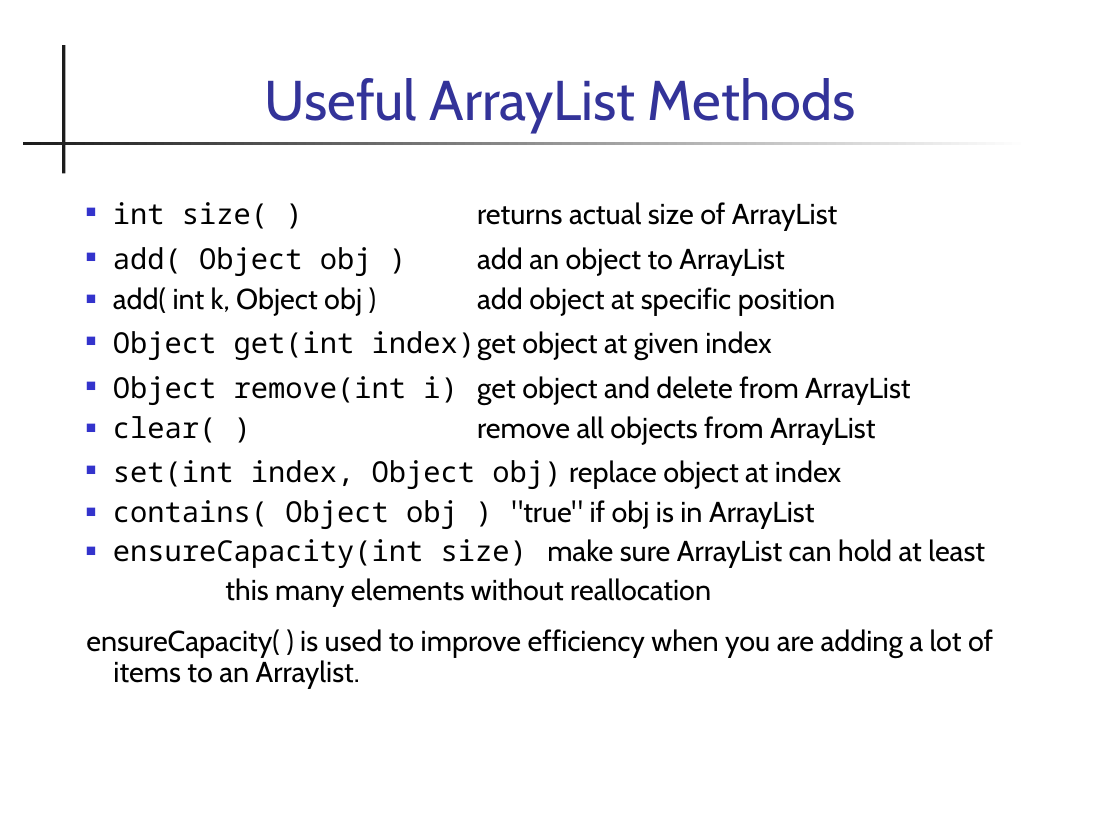
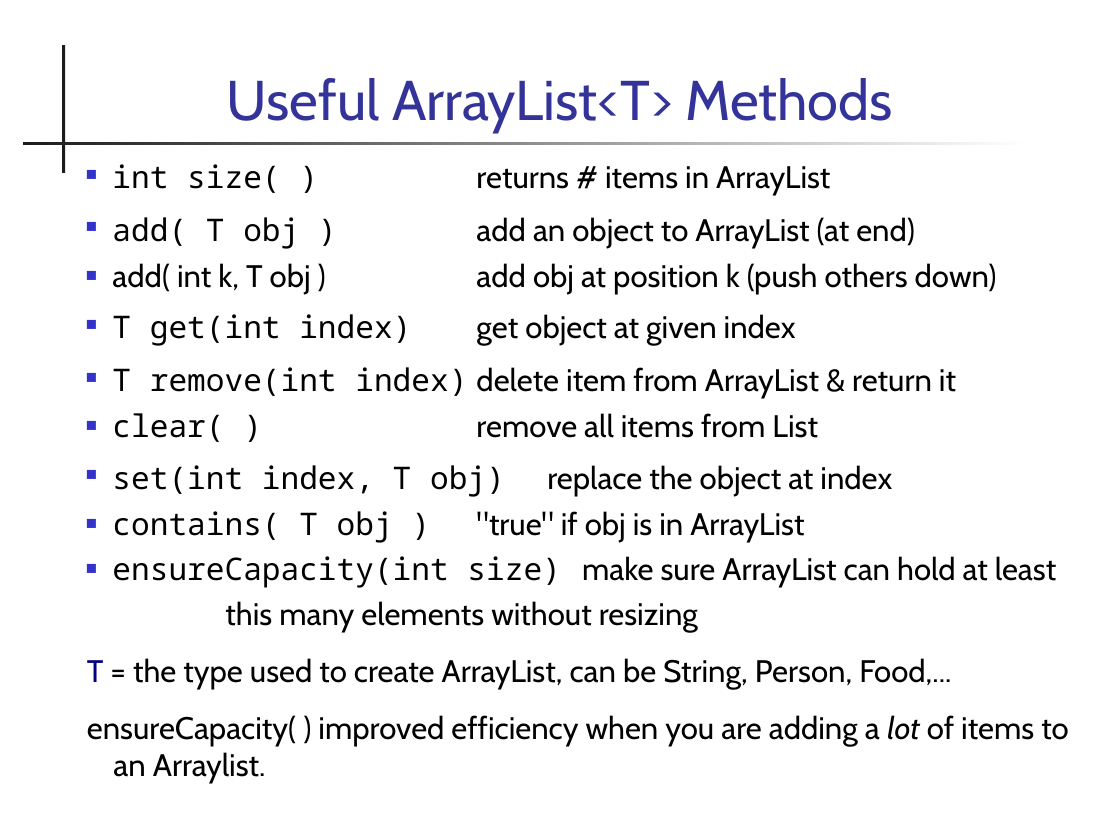
Before and after one commit to cpske/programming1, a slide deck: slide 10 of java-basics/20-ArrayList.ppt (slide 6 before the commit). Drawn at 1120x840 pixels with LibreOffice and Linux fonts; fonts in the diff are those of the drawing. Boxes give left, top, right and bottom in pixels: in the first picture for what was removed or moved away, otherwise in the second. Text is boxed around its words. In the diff, an @@ line names an element or a change of style, - is before the commit and + after.

Commit message:
update ArrayList slides

```diff
--- a/java-basics/20-ArrayList.ppt
+++ b/java-basics/20-ArrayList.ppt
@@ title at (227,78,893,133): text changed @@
-Useful ArrayList Methods
+Useful ArrayList<T> Methods
@@ text "int size( ) returns # ...": place and size @@
-text "int size( ) returns # ..." at (86,202,993,688)
+text "int size( ) returns # ..." at (87,164,1068,784)
@@ text at (112,164,997,543): text changed; size 18.5 to 20 pt @@
-■ int size( ) returns actual size of ArrayList
-■ add( Object obj ) add an object to ArrayList
-■ add( int k, Object obj ) add object at specific position
-■ Object get(int index) get object at given index
-■ Object remove(int i) get object and delete from ArrayList
-■ clear( ) remove all objects from ArrayList
-■ set(int index, Object obj) replace object at index
-■ contains( Object obj ) "true" if obj is in ArrayList
+■ int size( ) returns # items in ArrayList
+■ add( T obj ) add an object to ArrayList (at end)
+■ add( int k, T obj ) add obj at position k (push others down)
+■ T get(int index) get object at given index
+■ T remove(int index) delete item from ArrayList & return it
+■ clear( ) remove all items from List
+■ set(int index, T obj) replace the object at index
+■ contains( T obj ) "true" if obj is in ArrayList
@@ text at (112,556,1056,588): size 18.5 to 20 pt in "ensureCapacity(int size) make sure ArrayList can hold ..."; line spacing 0.9 to 1 @@
@@ text at (87,601,1068,784): text changed; size 18.5 to 20 pt @@
-this many elements without reallocation
-ensureCapacity( ) is used to improve efficiency when you are adding a lot of items to an Arraylist.
+this many elements without resizing
+T = the type used to create ArrayList, can be String, Person, Food,...
+ensureCapacity( ) improved efficiency when you are adding a lot of items to an Arraylist.
```
Also in this commit, not shown: 5 other slides changed, 8 slides added, 1 slide removed, 2 other files.
